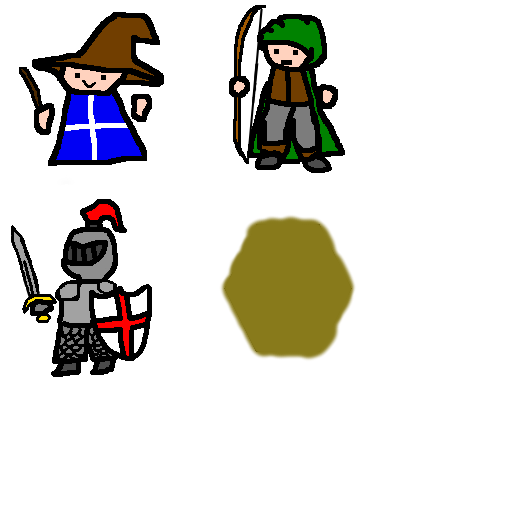
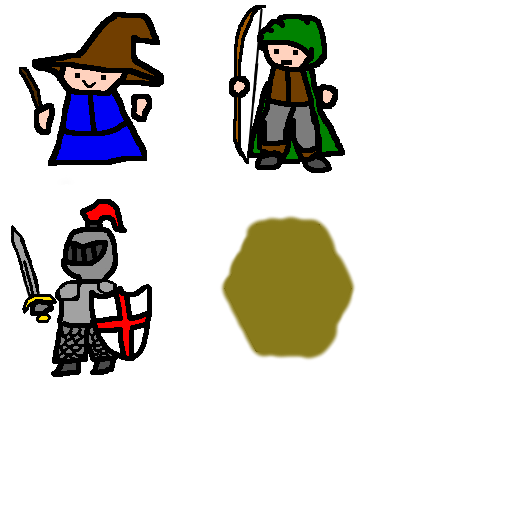
Layer changes from the first 512px x 512px image to the second:
painted on "0,0 mage" over bbox(64, 95, 128, 160)
